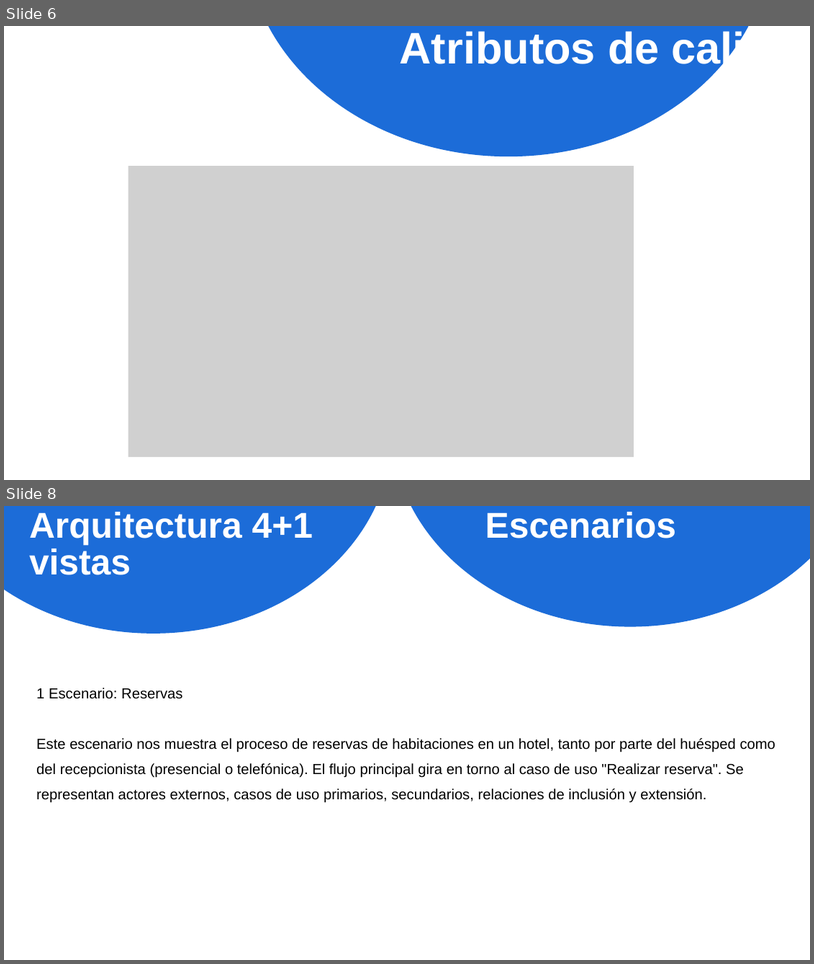
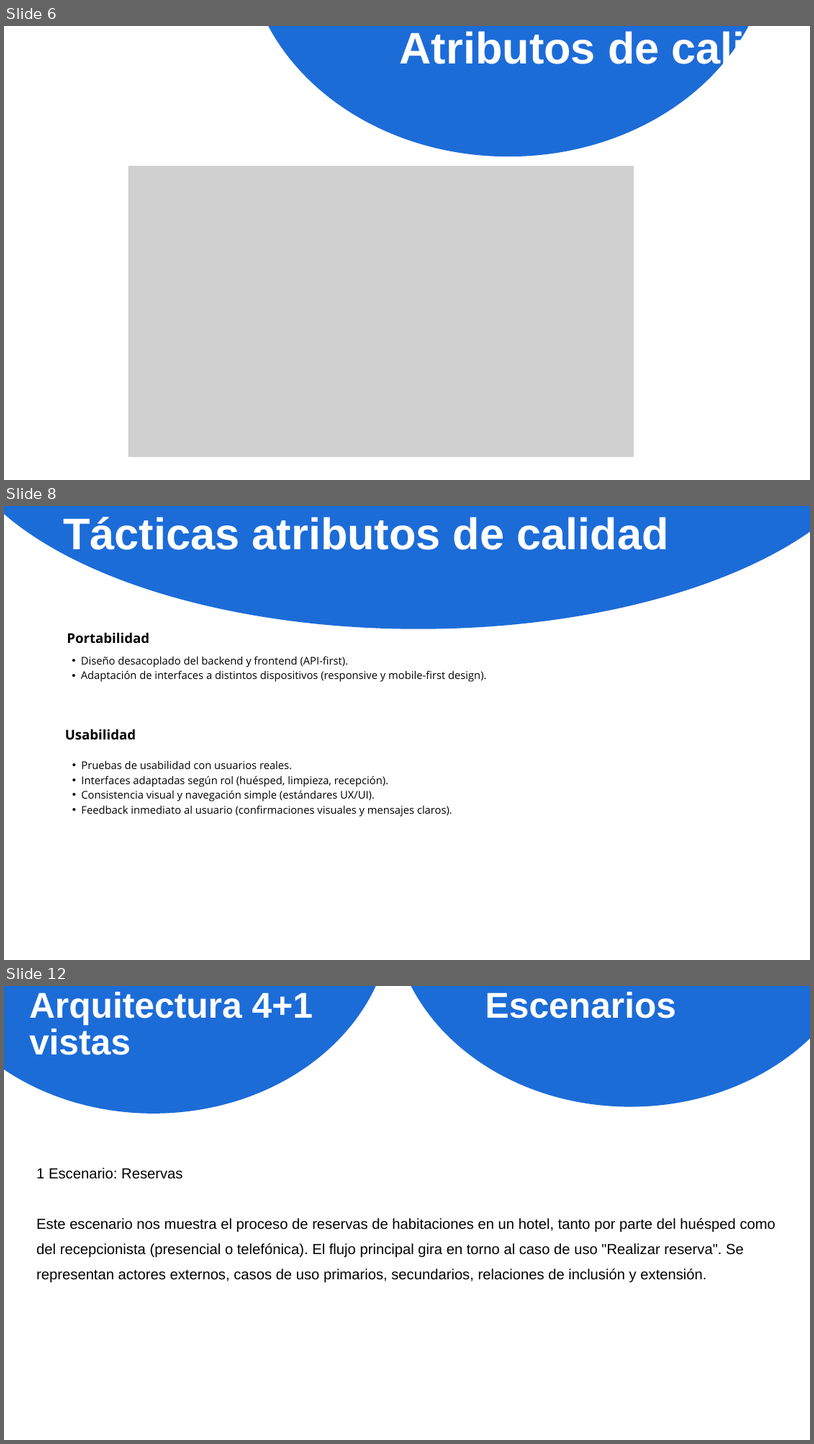
Before and after one commit to Jucer74/SoftwareArchitecture, a slide deck: Project/Documentos/Rommies.pptx. Shown one above the other, each under a label of ours: slides 6 and 8 before the commit, slides 6, 8 and 12 after it; the slides between them are not shown. The pictures are 814x964 and 814x1444 pixels, drawn with LibreOffice and Linux fonts; fonts in the diff are those of the drawing; grey boxes stand for pictures. Boxes give left, top, right and bottom in pixels: in the first picture for what was removed or moved away, otherwise in the second. Text is boxed around its words. In the diff, an @@ line names an element or a change of style, - is before the commit and + after.

```diff
--- a/Project/Documentos/Rommies.pptx
+++ b/Project/Documentos/Rommies.pptx
@@ slide 8 added at (x1=4, y1=506, x2=810, y2=960), background #FFFFFF @@
@@ freeform shape added at (x1=4, y1=506, x2=810, y2=629), fill #1C6CD8 @@
@@ text added at (x1=63, y1=517, x2=669, y2=557), 78.8 pt, text #FFFFFF, bold @@
+Tácticas atributos de calidad
@@ text added at (x1=67, y1=632, x2=149, y2=644), 24 pt, text #000000, bold @@
+Portabilidad
@@ text added at (x1=81, y1=656, x2=486, y2=682), 19 pt, text #000000 @@
+  • Diseño desacoplado del backend y frontend (API-first).
+  • Adaptación de interfaces a distintos dispositivos (responsive y mobile-first design).
@@ text added at (x1=65, y1=728, x2=136, y2=740), 24 pt, text #000000, bold @@
+Usabilidad
@@ text added at (x1=81, y1=760, x2=453, y2=816), 19 pt, text #000000 @@
+  • Pruebas de usabilidad con usuarios reales.
+  • Interfaces adaptadas según rol (huésped, limpieza, recepción).
+  • Consistencia visual y navegación simple (estándares UX/UI).
+  • Feedback inmediato al usuario (confirmaciones visuales y mensajes claros).
@@ what was slide 8 is now slide 12 @@
```
Also in this commit, not shown: 2 slides changed, 5 other slides added, 1 other file.
